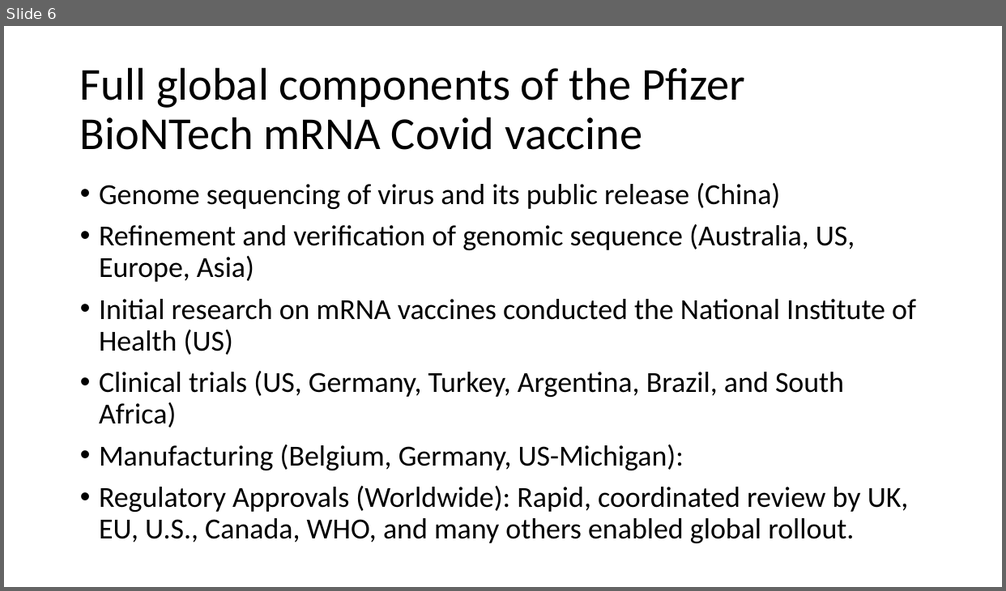
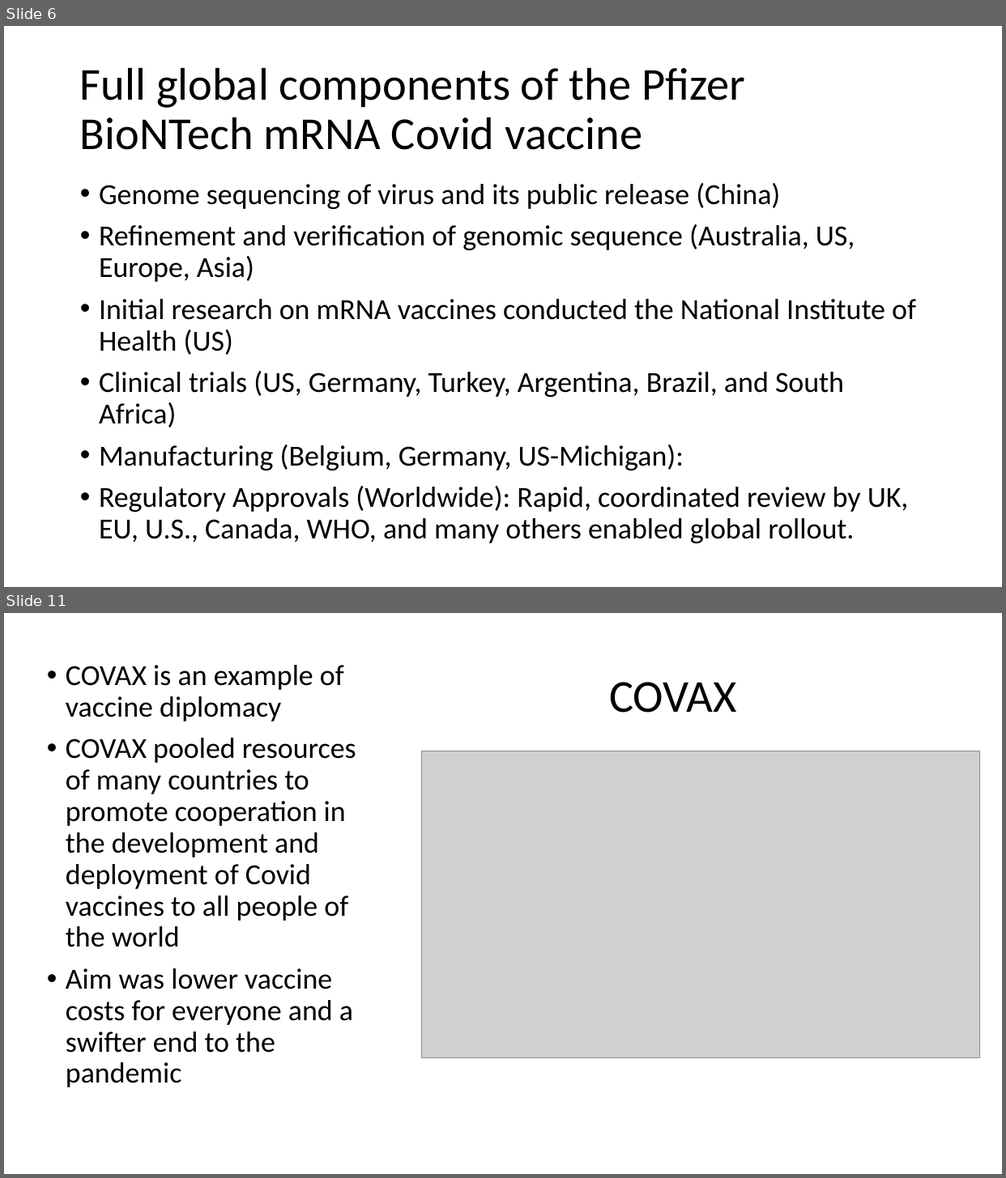
Before and after one commit to tstallins/tstallins.github.io, a slide deck: courses/261/vaccines.pptx. Shown one above the other, each under a label of ours: slide 6 before the commit, slides 6 and 11 after it; the slides between them are not shown. The pictures are 1006x591 and 1006x1178 pixels, drawn with LibreOffice and Linux fonts; fonts in the diff are those of the drawing; grey boxes stand for pictures. Boxes give left, top, right and bottom in pixels: in the first picture for what was removed or moved away, otherwise in the second. Text is boxed around its words. In the diff, an @@ line names an element or a change of style, - is before the commit and + after.

```diff
--- a/courses/261/vaccines.pptx
+++ b/courses/261/vaccines.pptx
@@ slide 11 added at (4, 613, 1002, 1174), background #FFFFFF @@
@@ text added at (66, 665, 356, 1088), 28 pt, text #000000 @@
+• COVAX is an example of vaccine diplomacy
+• COVAX pooled resources of many countries to promote cooperation in the development and deployment of Covid vaccines to all people of the world
+• Aim was lower vaccine costs for everyone and a swifter end to the pandemic
@@ title added at (609, 682, 737, 713), 44 pt, text #000000 @@
+COVAX
@@ picture added at (422, 752, 980, 1059) @@
```
Also in this commit, not shown: 11 other slides added.
